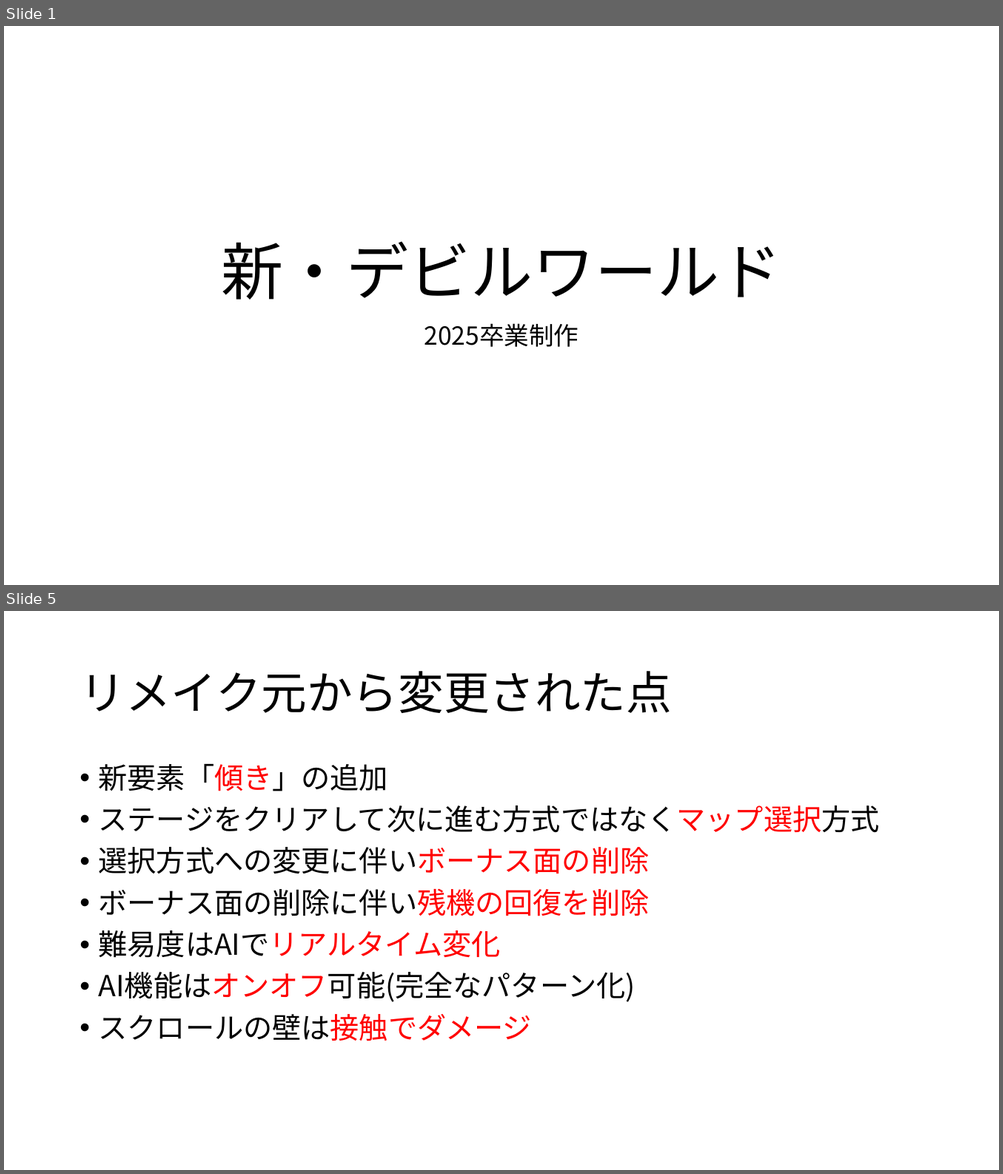
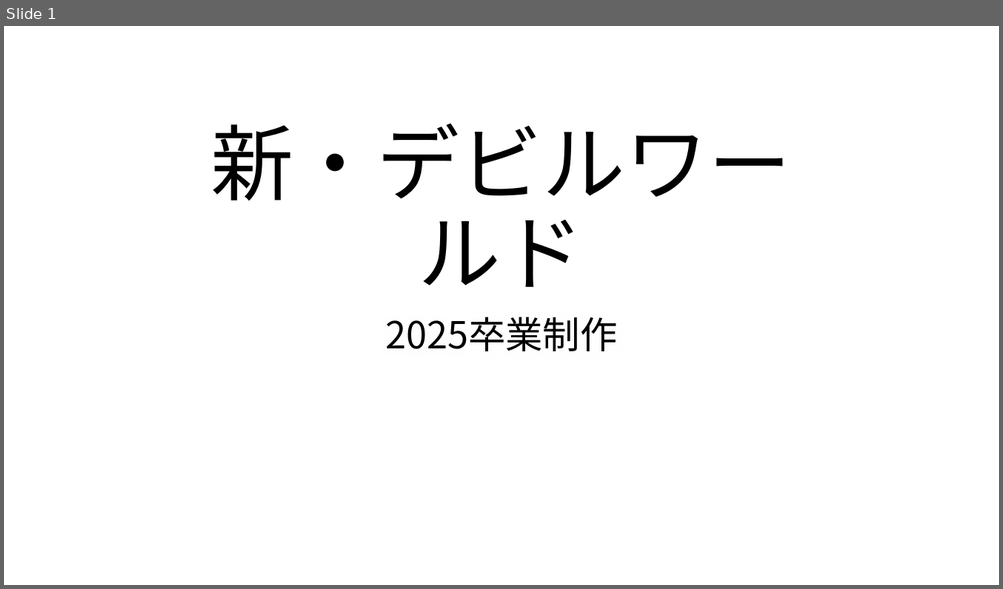
Before and after one commit to TomoyaKanazaki/Graduation, a slide deck: 99_pranning/00_本企画.pptx. Shown one above the other, each under a label of ours: slides 1 and 5 before the commit, slide 1 after it; the slides between them are not shown. The pictures are 1003x1174 and 1003x589 pixels, drawn with LibreOffice and Linux fonts; fonts in the diff are those of the drawing; background and template pictures are left out. Boxes give left, top, right and bottom in pixels: in the first picture for what was removed or moved away, otherwise in the second. Text is boxed around its words. In the diff, an @@ line names an element or a change of style, - is before the commit and + after.

```diff
--- a/99_pranning/00_本企画.pptx
+++ b/99_pranning/00_本企画.pptx
@@ slide 5 removed at (4,611,999,1170), background #FFFFFF @@
@@ title removed at (79,671,671,713) @@
-リメイク元から変更された点
@@ text removed at (99,763,879,1042) @@
-• 新要素「傾き」の追加
-• ステージをクリアして次に進む方式ではなくマップ選択方式
-• 選択方式への変更に伴いボーナス面の削除
-• ボーナス面の削除に伴い残機の回復を削除
-• 難易度はAIでリアルタイム変化
-• AI機能はオンオフ可能(完全なパターン化)
-• スクロールの壁は接触でダメージ
@@ slide 1 changed as well @@
@@ title "新・デビルワールド": place and size @@
-title "新・デビルワールド" at (222,241,781,300)
+title "新・デビルワールド" at (211,124,791,287)
@@ title "新・デビルワールド" at (211,124,791,287): size 60 to 80 pt @@
@@ subtitle "2025卒業制作": place and size @@
-subtitle "2025卒業制作" at (424,323,578,347)
+subtitle "2025卒業制作" at (385,317,617,352)
@@ subtitle "2025卒業制作" at (385,317,617,352): size 24 to 36 pt @@
```
Also in this commit, not shown: 2 other slides changed, 3 slides added, 1 other slide removed.
